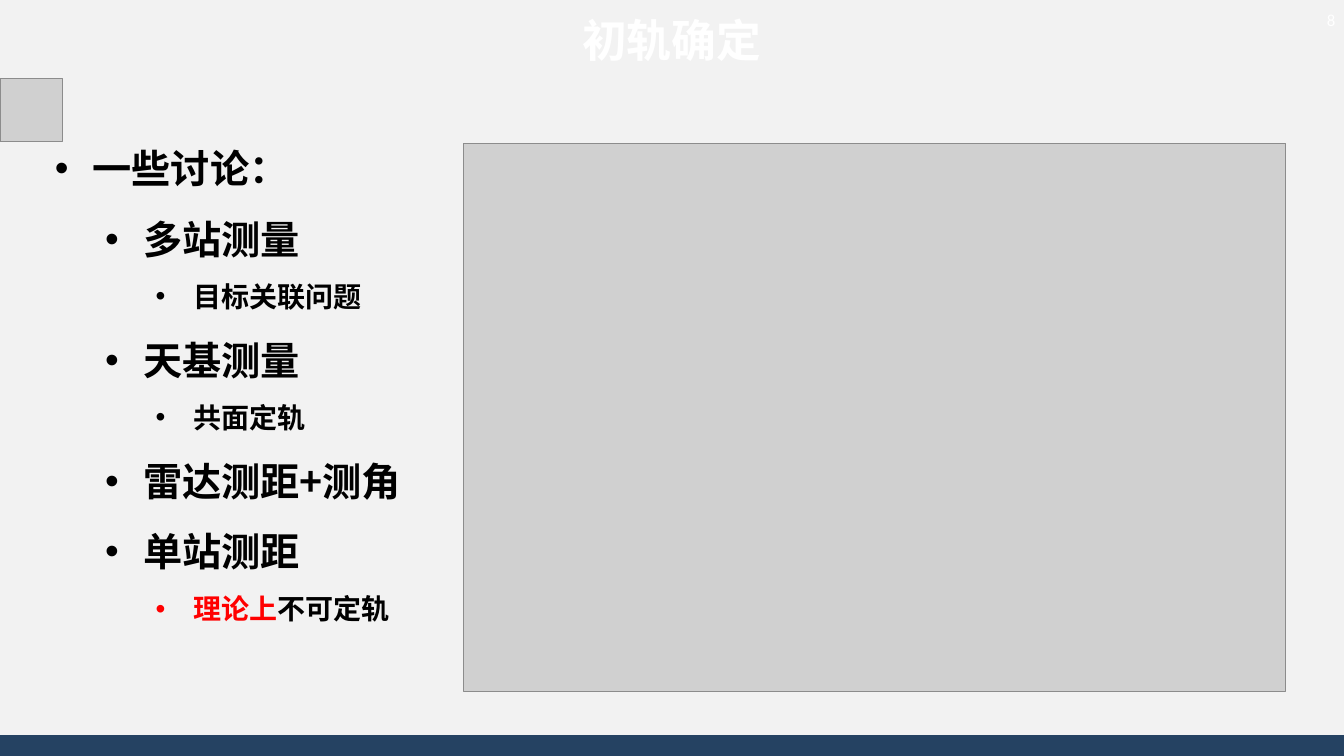
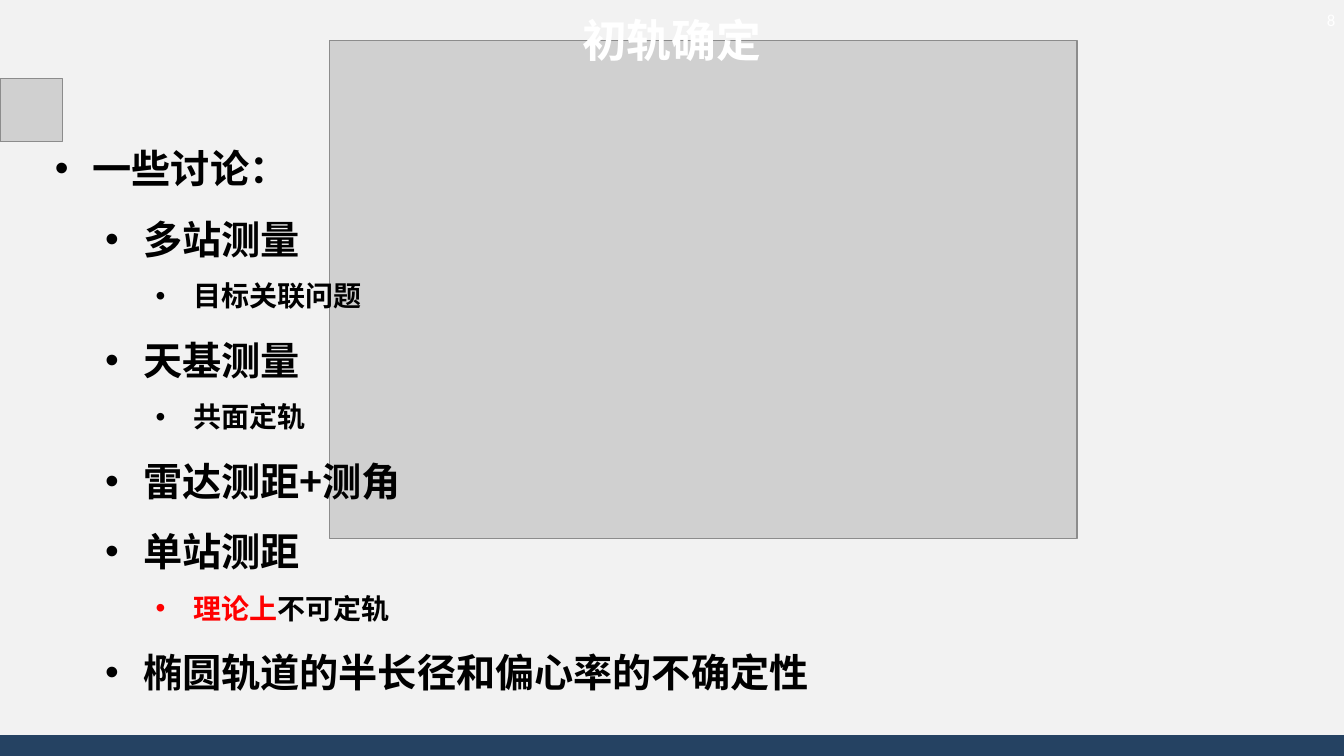
Before and after one commit to AsBackup/DAOSSA, a slide deck: slide 8 of 12 初轨确定和精密定轨原理.pptx. Drawn at 1344x756 pixels with LibreOffice and Linux fonts; fonts in the diff are those of the drawing; grey boxes stand for pictures; background and template pictures are left out. Boxes give left, top, right and bottom in pixels: in the first picture for what was removed or moved away, otherwise in the second. Text is boxed around its words. In the diff, an @@ line names an element or a change of style, - is before the commit and + after.

```diff
--- a/12 初轨确定和精密定轨原理.pptx
+++ b/12 初轨确定和精密定轨原理.pptx
@@ picture: place and size @@
-picture at box(464, 143, 1287, 692)
+picture at box(330, 40, 1078, 538)
@@ text at box(143, 653, 808, 691): paragraph added @@
+  • 椭圆轨道的半长径和偏心率的不确定性
```
Also in this commit, not shown: 2 other slides changed, 2 other files.
